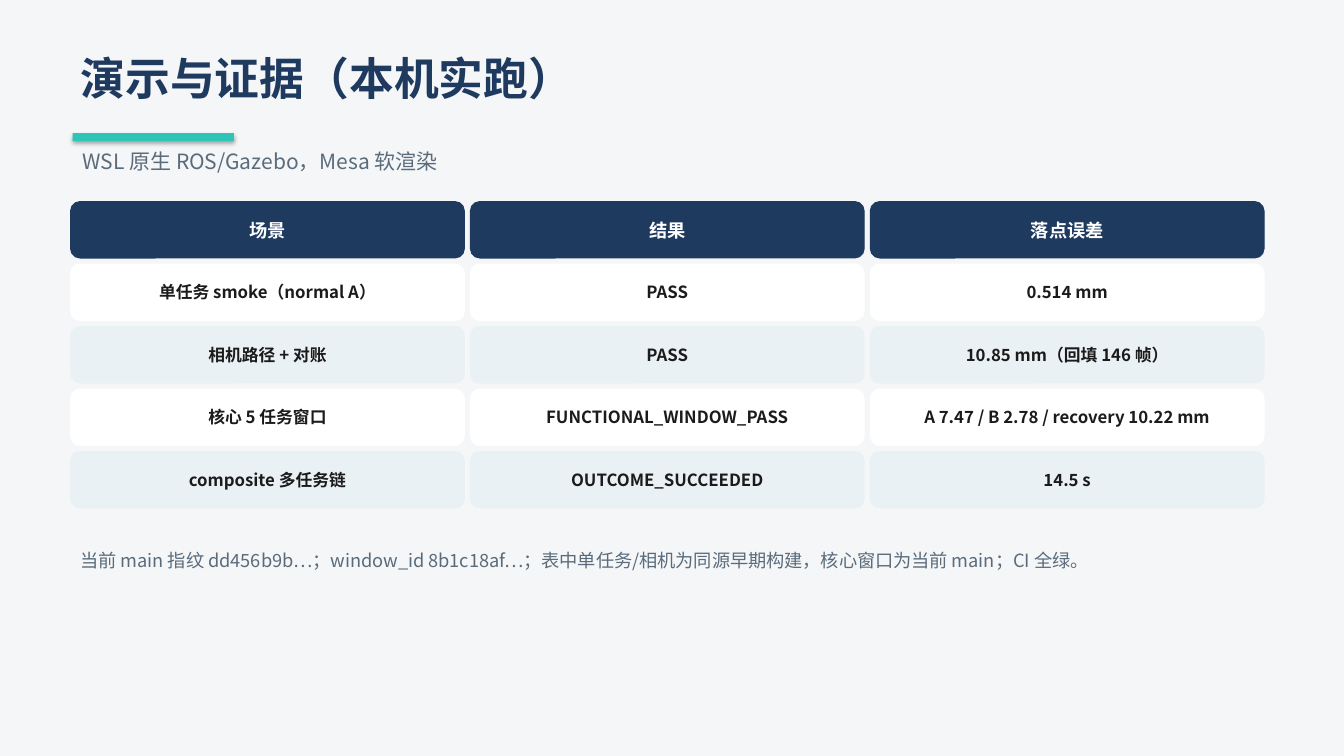
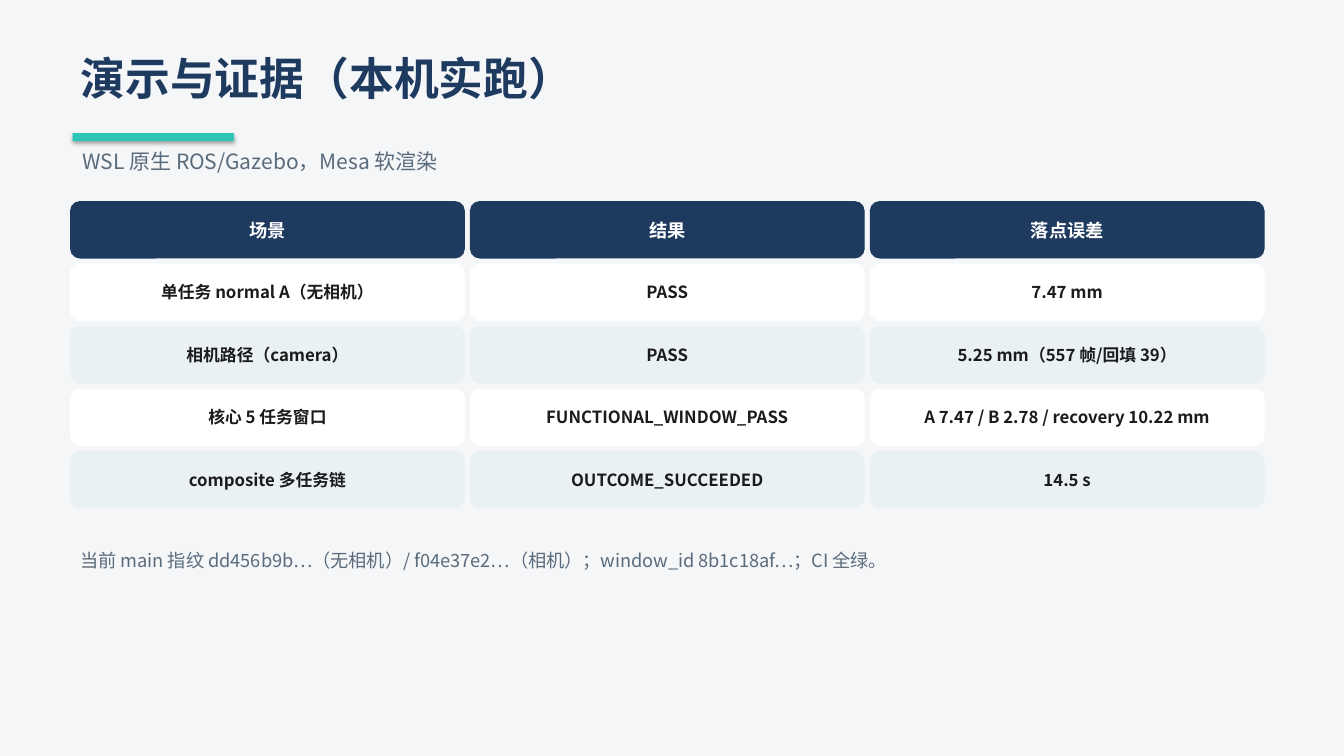
Before and after one commit to Yenefa/flexcell, a slide deck: slide 10 of competition/iyaic-2026/SUBMISSION/创意组_AgenticFlex_展示PPT.pptx. Drawn at 1344x756 pixels with LibreOffice and Linux fonts; fonts in the diff are those of the drawing. Boxes give left, top, right and bottom in pixels: in the first picture for what was removed or moved away, otherwise in the second. Text is boxed around its words. In the diff, an @@ line names an element or a change of style, - is before the commit and + after.

Commit message:
docs(competition): unify all metrics to the current main build
- Fresh camera smoke on current main: PASS 5.25 mm, 557 frames, backfilled 39,
  camera fingerprint f04e37e2 (separate from no-camera dd456b9b, expected).
- METRICS/smoke/frames updated; consistency check retargeted to the new values.
- PPT evidence table + data-loop use current-build numbers; footnote lists both
  fingerprints and the window id.
- Defence script numbers aligned (7.47 / 5.25 / 557 / 39).

```diff
--- a/competition/iyaic-2026/SUBMISSION/创意组_AgenticFlex_展示PPT.pptx
+++ b/competition/iyaic-2026/SUBMISSION/创意组_AgenticFlex_展示PPT.pptx
@@ text in rounded rectangle at [161,283,374,300]: text changed @@
-单任务 smoke（normal A）
+单任务 normal A（无相机）
@@ text in rounded rectangle at [1031,286,1102,298]: text changed @@
-0.514 mm
+7.47 mm
@@ text in rounded rectangle at [186,346,348,363]: text changed @@
-相机路径 + 对账
+相机路径（camera）
@@ text in rounded rectangle at [958,346,1177,364]: text changed @@
-10.85 mm（回填 146 帧）
+5.25 mm（557 帧/回填 39）
@@ text at [80,551,888,570]: text changed @@
-当前 main 指纹 dd456b9b…；window_id 8b1c18af…；表中单任务/相机为同源早期构建，核心窗口为当前 main；CI 全绿。
+当前 main 指纹 dd456b9b…（无相机）/ f04e37e2…（相机）；window_id 8b1c18af…；CI 全绿。
```
Also in this commit, not shown: 1 other slide changed, 4 other files.
